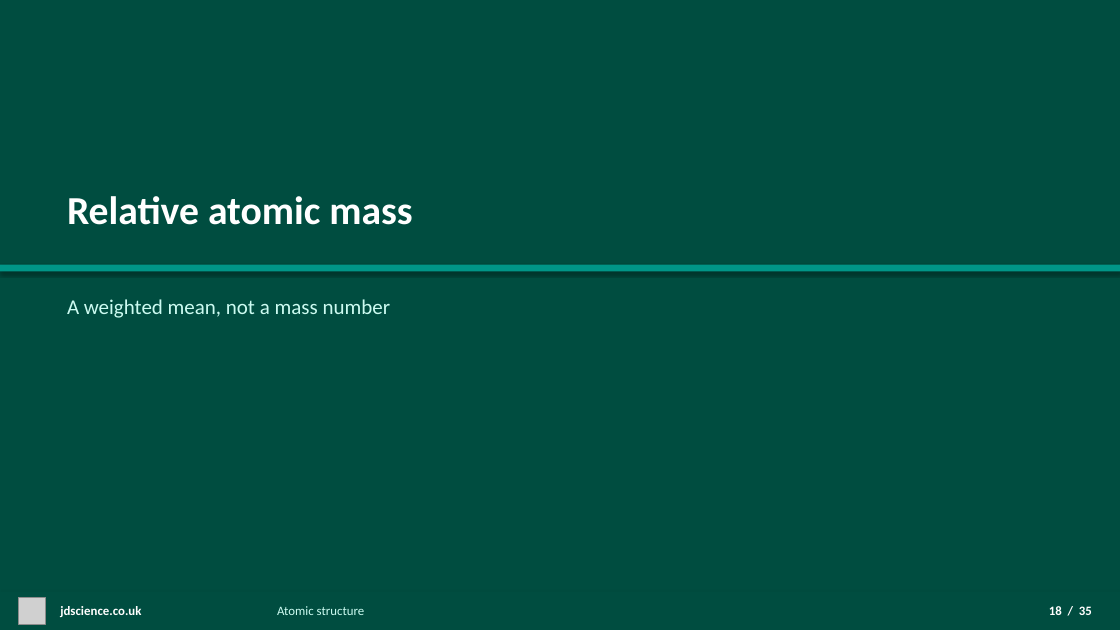
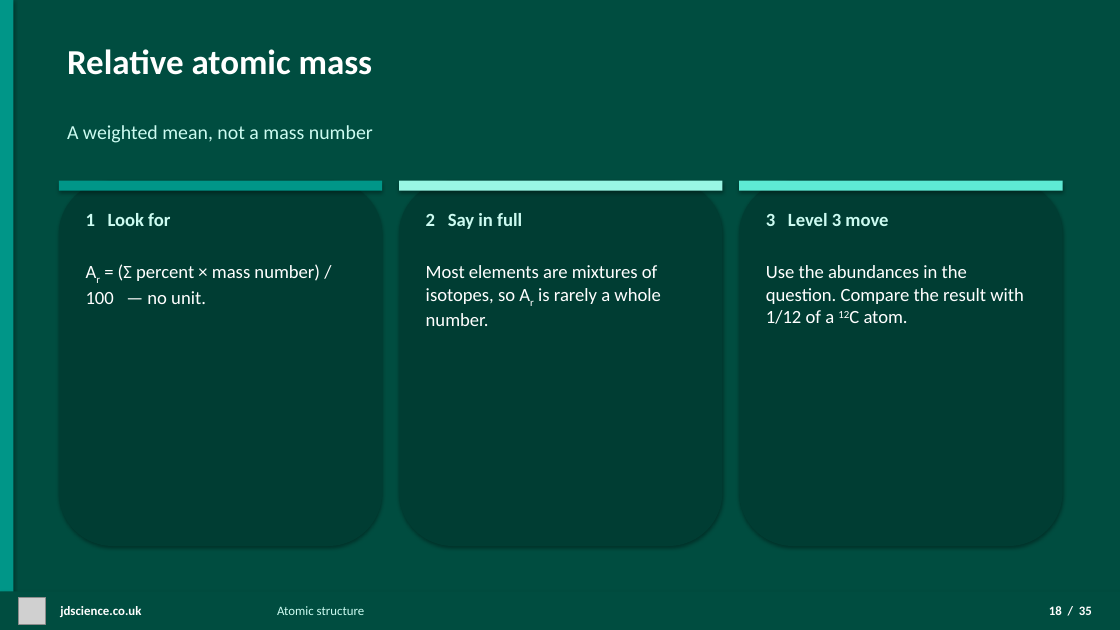
Before and after one commit to moky107/jdscience-website, a slide deck: slide 18 of content/lessons/atomic-structure/btec-unit-1-chemistry-atomic-structure.pptx. Drawn at 1120x630 pixels with LibreOffice and Linux fonts; fonts in the diff are those of the drawing; grey boxes stand for pictures. Boxes give left, top, right and bottom in pixels: in the first picture for what was removed or moved away, otherwise in the second. Text is boxed around its words. In the diff, an @@ line names an element or a change of style, - is before the commit and + after.

```diff
--- a/content/lessons/atomic-structure/btec-unit-1-chemistry-atomic-structure.pptx
+++ b/content/lessons/atomic-structure/btec-unit-1-chemistry-atomic-structure.pptx
@@ rectangle added at box(0, 0, 13, 630), fill #009688 @@
@@ text "Relative atomic mass": place and size @@
-text "Relative atomic mass" at box(67, 196, 412, 225)
+text "Relative atomic mass" at box(67, 49, 373, 75)
@@ text "Relative atomic mass" at box(67, 49, 373, 75): size 34 to 30 pt @@
@@ text "A weighted mean, not a ...": place and size @@
-text "A weighted mean, not a ..." at box(67, 299, 391, 318)
+text "A weighted mean, not a ..." at box(67, 125, 373, 143)
@@ text "A weighted mean, not a ..." at box(67, 125, 373, 143): size 18 to 17 pt @@
@@ rounded rectangle added at box(59, 181, 382, 546), fill #003D33 @@
@@ rectangle added at box(59, 181, 382, 191), fill #009688 @@
@@ rounded rectangle added at box(399, 181, 723, 546), fill #003D33 @@
@@ rectangle added at box(399, 181, 723, 191), fill #99F6E4 @@
@@ rounded rectangle added at box(739, 181, 1063, 546), fill #003D33 @@
@@ rectangle added at box(739, 181, 1063, 191), fill #5EEAD4 @@
@@ text added at box(86, 213, 170, 226), 16 pt, text #CCFBF1, bold @@
+1 Look for
@@ text added at box(426, 213, 522, 229), 16 pt, text #CCFBF1, bold @@
+2 Say in full
@@ text added at box(766, 213, 888, 226), 16 pt, text #CCFBF1, bold @@
+3 Level 3 move
@@ rectangle removed at box(0, 265, 1120, 271) @@
@@ text added at box(86, 264, 320, 304), 16 pt, text #FFFFFF @@
+Ar = (Σ percent × mass number) / 100 — no unit.
@@ text added at box(426, 265, 660, 326), 16 pt, text #FFFFFF @@
+Most elements are mixtures of isotopes, so Ar is rarely a whole number.
@@ text added at box(766, 265, 1024, 324), 16 pt, text #FFFFFF @@
+Use the abundances in the question. Compare the result with 1/12 of a 12C atom.
```
Also in this commit, not shown: 9 other slides changed, 42 other files.
